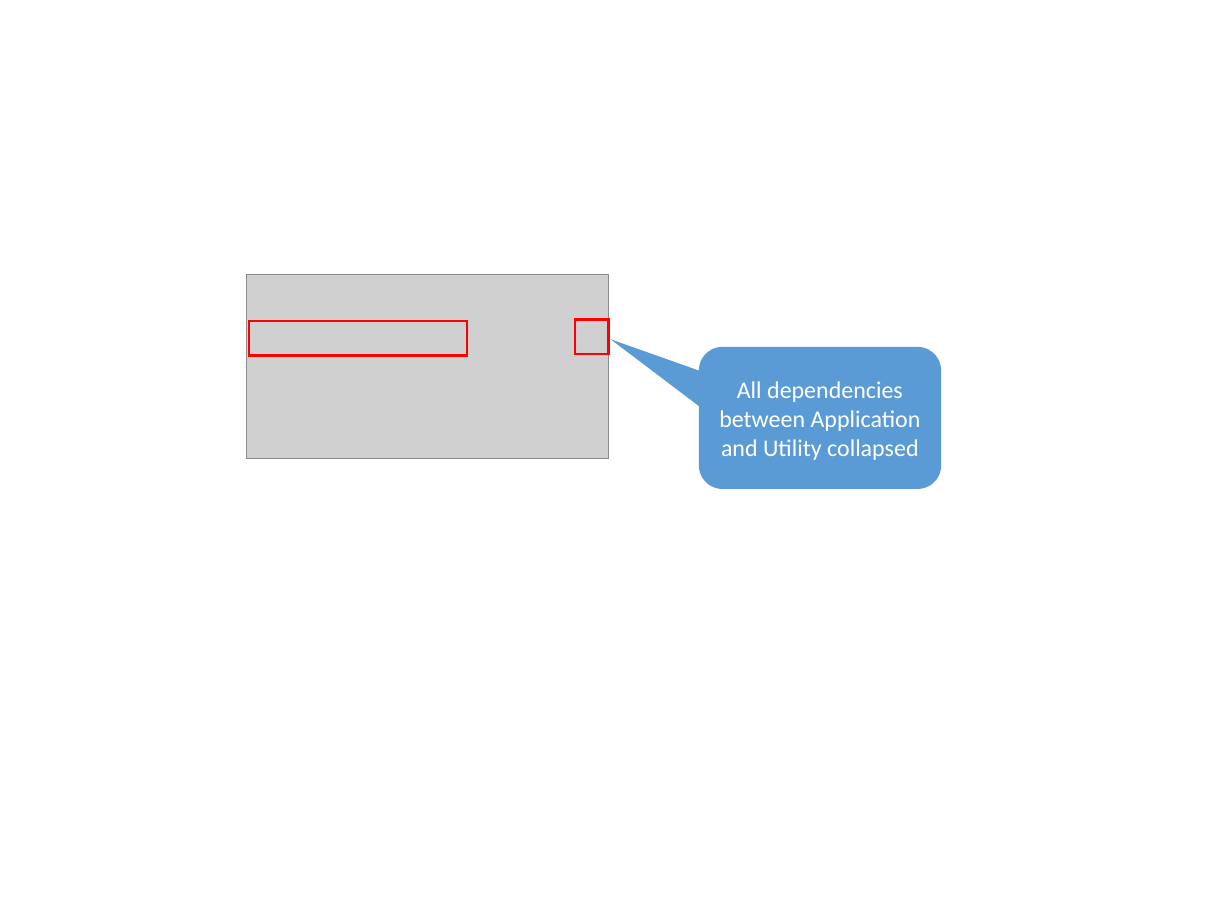
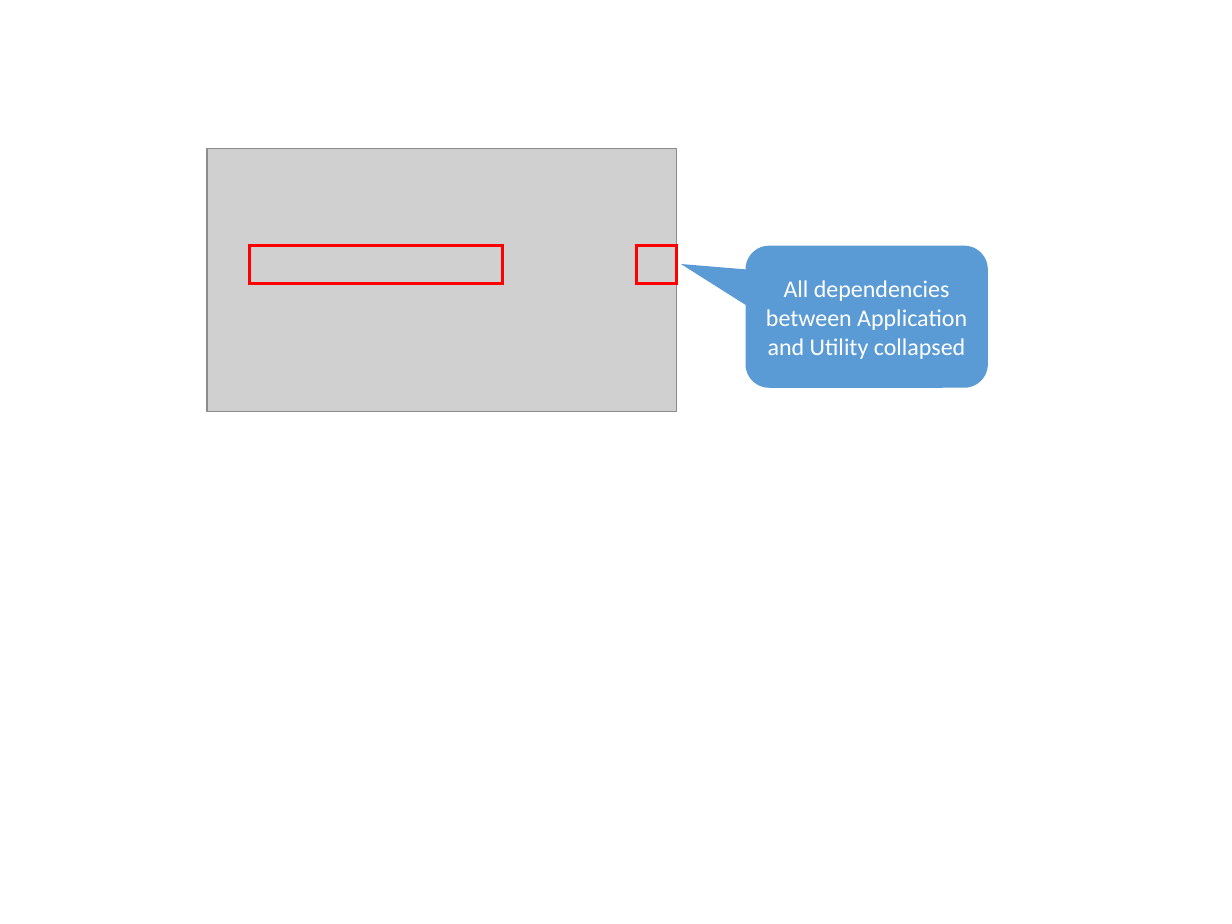
Before and after one commit to dsmsuite/dsmsuite.github.io, a slide deck: slide 7 of assets/img/Images.pptx (slide 8 before the commit). Drawn at 1232x924 pixels with LibreOffice and Linux fonts; fonts in the diff are those of the drawing; grey boxes stand for pictures. Boxes give left, top, right and bottom in pixels: in the first picture for what was removed or moved away, otherwise in the second. Text is boxed around its words. In the diff, an @@ line names an element or a change of style, - is before the commit and + after.

```diff
--- a/assets/img/Images.pptx
+++ b/assets/img/Images.pptx
@@ picture added at bbox=[207, 149, 676, 413] @@
@@ rectangle: place and size @@
-rectangle at bbox=[249, 320, 467, 355]
+rectangle at bbox=[250, 245, 503, 283]
@@ rectangle: place and size @@
-rectangle at bbox=[575, 319, 609, 354]
+rectangle at bbox=[637, 245, 678, 283]
@@ rounded speech box "All dependencies between Application and ...": place and size @@
-rounded speech box "All dependencies between Application and ..." at bbox=[699, 347, 941, 489]
+rounded speech box "All dependencies between Application and ..." at bbox=[745, 245, 988, 387]
@@ rounded speech box "All dependencies between Application and ..." at bbox=[745, 245, 988, 387]: proportions changed @@
@@ picture removed at bbox=[246, 275, 609, 460] @@
```
Also in this commit, not shown: 11 other slides changed, 1 slide added, 5 slides removed, 5 other files.
